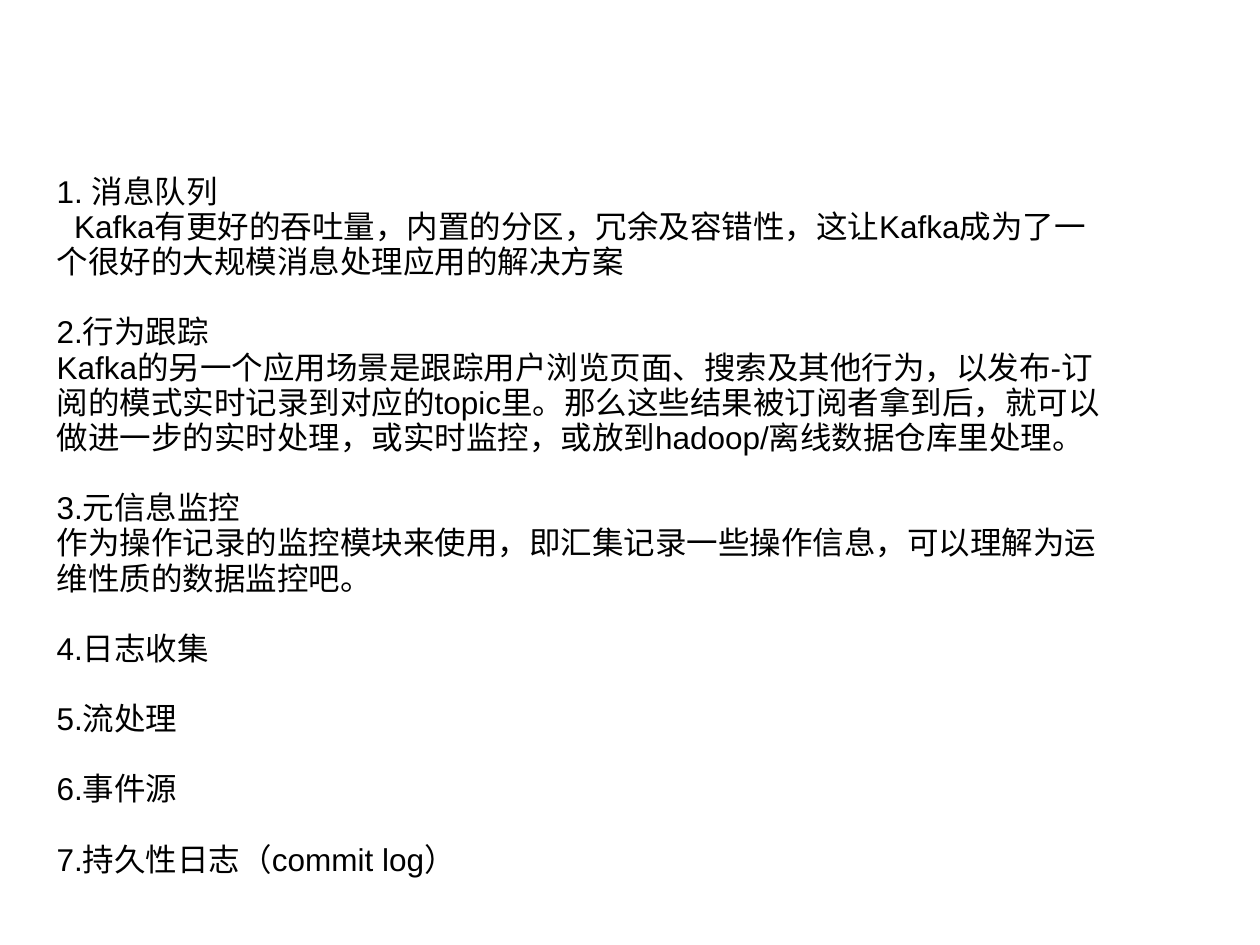
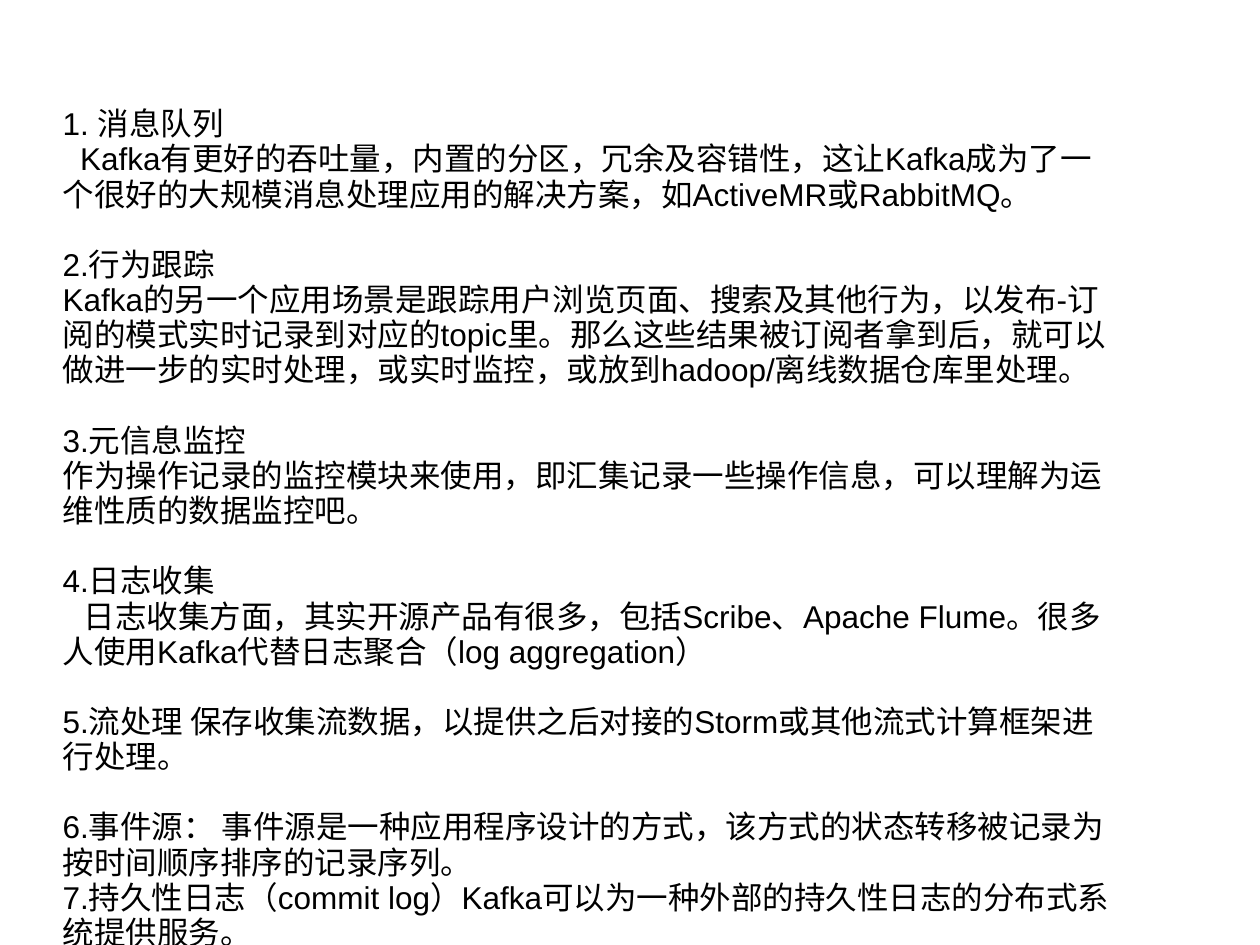
Before and after one commit to kurtishu/KurtisHu.github.io, a slide deck: slide 10 of remote/Kafka Introduction.ppt (slide 8 before the commit). Drawn at 1260x945 pixels with LibreOffice and Linux fonts; fonts in the diff are those of the drawing; background and template pictures are left out. Boxes give left, top, right and bottom in pixels: in the first picture for what was removed or moved away, otherwise in the second. Text is boxed around its words. In the diff, an @@ line names an element or a change of style, - is before the commit and + after.

Commit message:
update

```diff
--- a/remote/Kafka Introduction.ppt
+++ b/remote/Kafka Introduction.ppt
@@ text "1. 消息队列": place and size @@
-text "1. 消息队列" at bbox=[57, 176, 1100, 877]
+text "1. 消息队列" at bbox=[63, 108, 1109, 945]
@@ text at bbox=[63, 145, 1092, 212]: text changed @@
-Kafka有更好的吞吐量，内置的分区，冗余及容错性，这让Kafka成为了一个很好的大规模消息处理应用的解决方案
+Kafka有更好的吞吐量，内置的分区，冗余及容错性，这让Kafka成为了一个很好的大规模消息处理应用的解决方案，如ActiveMR或RabbitMQ。
@@ text at bbox=[63, 601, 1109, 945]: text changed @@
-5.流处理
-6.事件源
-7.持久性日志（commit log）
+日志收集方面，其实开源产品有很多，包括Scribe、Apache Flume。很多人使用Kafka代替日志聚合（log aggregation）
+5.流处理 保存收集流数据，以提供之后对接的Storm或其他流式计算框架进行处理。
+6.事件源： 事件源是一种应用程序设计的方式，该方式的状态转移被记录为按时间顺序排序的记录序列。
+7.持久性日志（commit log）Kafka可以为一种外部的持久性日志的分布式系统提供服务。
```
Also in this commit, not shown: 4 other slides changed, 6 slides added, 5 slides removed.
